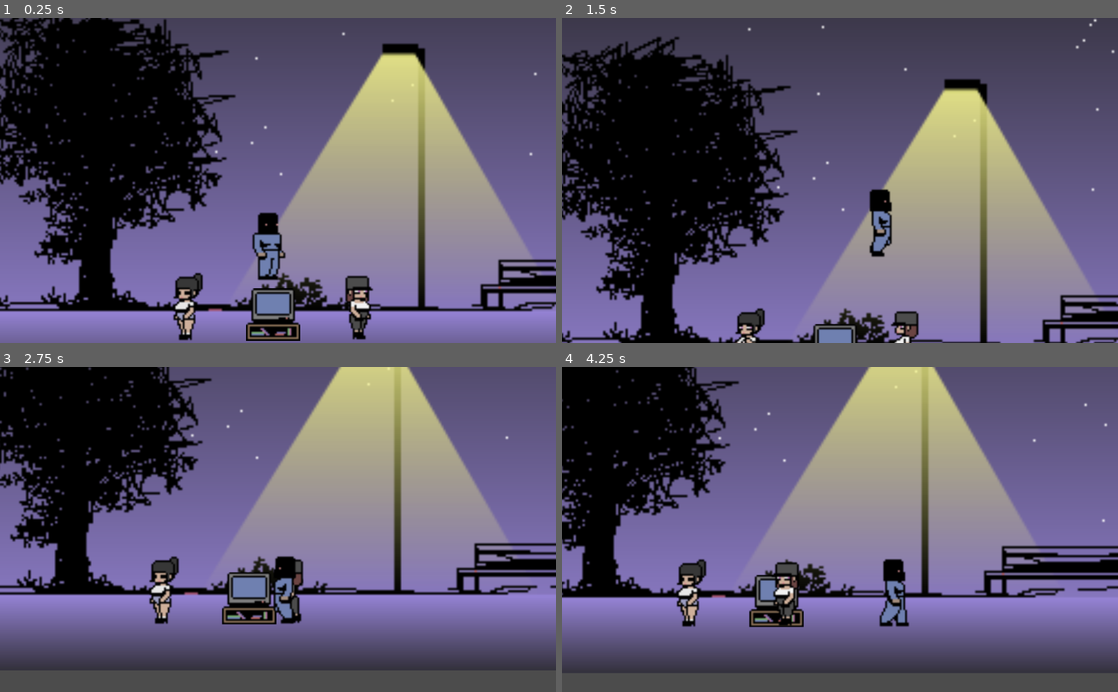
Above: before the commit, frames 1-4 (two rows, left to right).
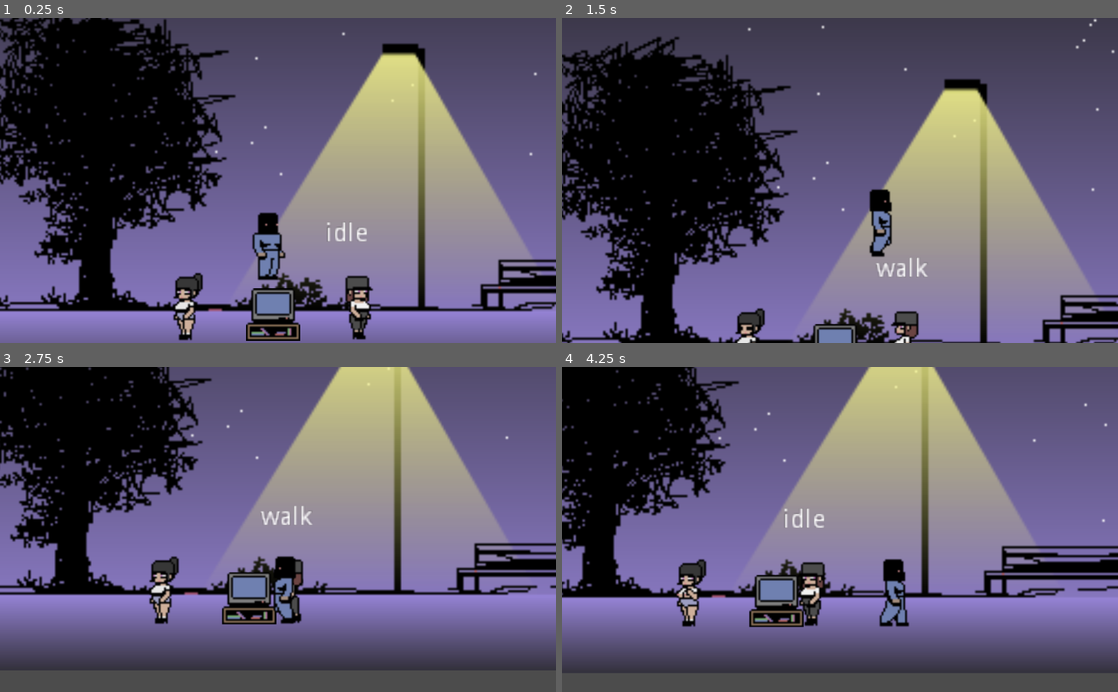
Above: after the commit, the same moments.

Repository: DanteAmano/manyak-game
Game: Godot game, scene res://scenes/train.tscn
Same seed, same stepped clock (60 frames per second), same inputs: the game is played once before the commit and once after it.
Inputs:
- Up to frame 1 (0.25 s): no input
- Up to frame 2 (1.5 s): tap Enter at 0.5 s; hold D (ui_right) from 0.53 s (still down); tap E (thing_pull_out) at 0.6, 1.35 s; tap W (ui_up) at 0.77 s
- Up to frame 3 (2.75 s): tap W (ui_up) at 1.52 s; release D (ui_right) at 2.03 s; hold A (ui_left) from 2.03 s (still down); tap E (thing_pull_out) at 2.1 s
- Up to frame 4 (4.25 s): release A (ui_left) at 2.78 s; hold D (ui_right) from 2.78 s (still down); tap E (thing_pull_out) at 2.85, 3.6 s; tap W (ui_up) at 3.02, 3.77 s

The runs differ from the first frame. In frame 1, 0.2% of the frame differs, in the area x 31-66%, y 62-85%; in frame 2, 0.3%; in frame 3, 0.2%; in frame 4, 1.6%, in the area x 20-48%, y 43-80%.

Commit message:
AdddSpritesForFuckState

Diff:
--- a/sources/scenes/Victim.tscn
+++ b/sources/scenes/Victim.tscn
@@ -59,11 +59,12 @@
 collision_layer = 2
 collision_mask = 2
 script = ExtResource( 10 )
+DEBUG = true
 
 [node name="PlayerSprite" type="AnimatedSprite" parent="."]
 frames = SubResource( 1 )
 animation = "idle"
-frame = 5
+frame = 6
 playing = true
 flip_h = true
 
--- a/sources/scenes/poligon.tscn
+++ b/sources/scenes/poligon.tscn
@@ -57,11 +57,13 @@
 
 [node name="StaticBody2D2" type="StaticBody2D" parent="."]
 position = Vector2( -146, 0 )
+collision_layer = 2
+collision_mask = 2
 
 [node name="AnimatedSprite" type="AnimatedSprite" parent="StaticBody2D2"]
 position = Vector2( 56, -31 )
 frames = SubResource( 1 )
-frame = 6
+frame = 3
 playing = true
 
 [node name="CollisionShape2D" type="CollisionShape2D" parent="StaticBody2D2"]
@@ -109,6 +111,7 @@
 
 [node name="StaticBody2D3" type="StaticBody2D" parent="."]
 position = Vector2( -194, 14 )
+collision_layer = 3
 
 [node name="Gtv" type="Sprite" parent="StaticBody2D3"]
 position = Vector2( 151, -44 )
